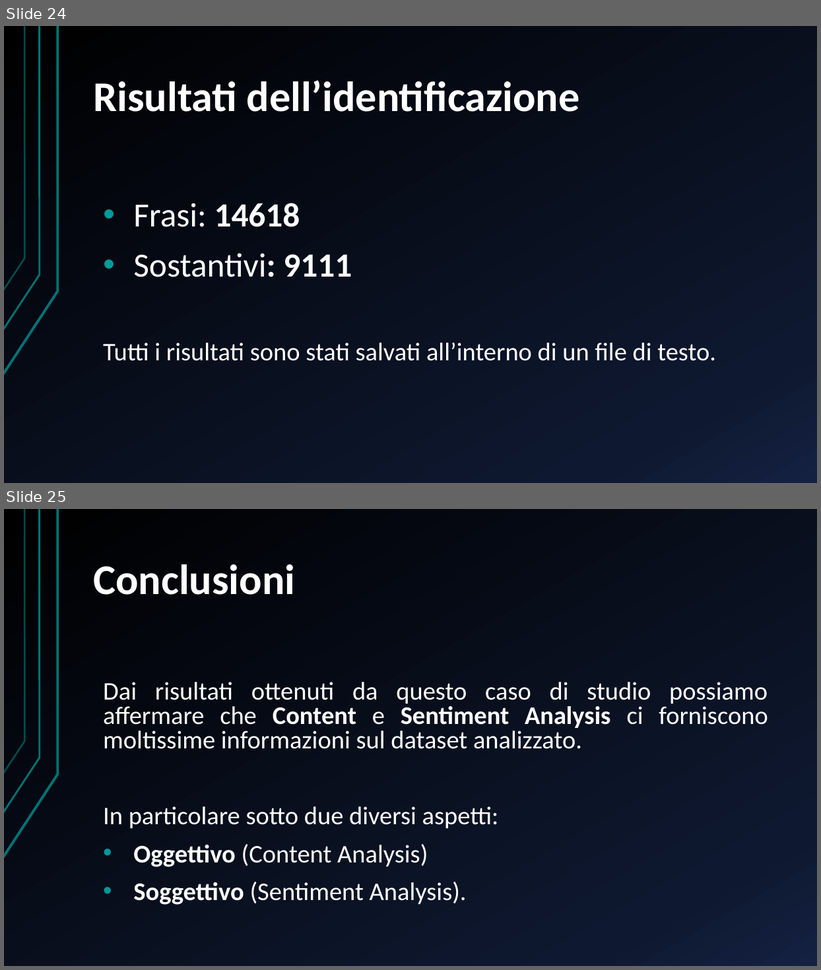
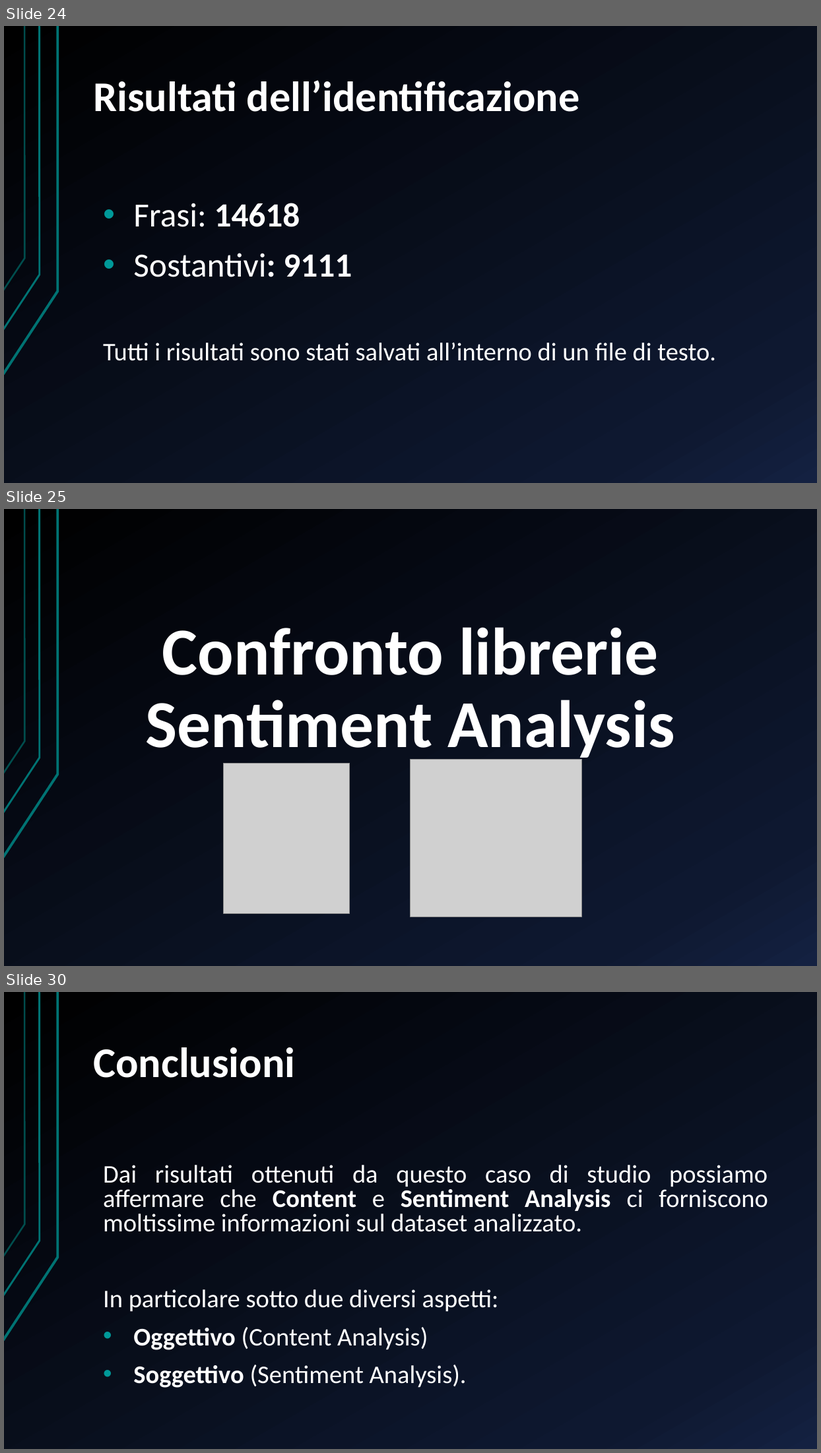
Before and after one commit to DanieleCampopiano/Semantic-Intelligence, a slide deck: Presentazione/Presentazione Progetto.pptx. Shown one above the other, each under a label of ours: slides 24 and 25 before the commit, slides 24, 25 and 30 after it; the slides between them are not shown. The pictures are 821x970 and 821x1453 pixels, drawn with LibreOffice and Linux fonts; fonts in the diff are those of the drawing; grey boxes stand for pictures. Boxes give left, top, right and bottom in pixels: in the first picture for what was removed or moved away, otherwise in the second. Text is boxed around its words. In the diff, an @@ line names an element or a change of style, - is before the commit and + after.

```diff
--- a/Presentazione/Presentazione Progetto.pptx
+++ b/Presentazione/Presentazione Progetto.pptx
@@ slide 25 added at (4,509,817,966), background gradient #000000 to #0F1931 to #142242; not listed: 3 template elements that a slide beside it also shows @@
@@ title added at (145,627,675,762), 79.2 pt, text #FFFFFF, bold @@
+Confronto librerie Sentiment Analysis
@@ picture added at (223,763,349,914) @@
@@ picture added at (411,760,582,917) @@
@@ what was slide 25 is now slide 30 @@
```
Also in this commit, not shown: 1 slide changed, 4 other slides added, 5 other files.
